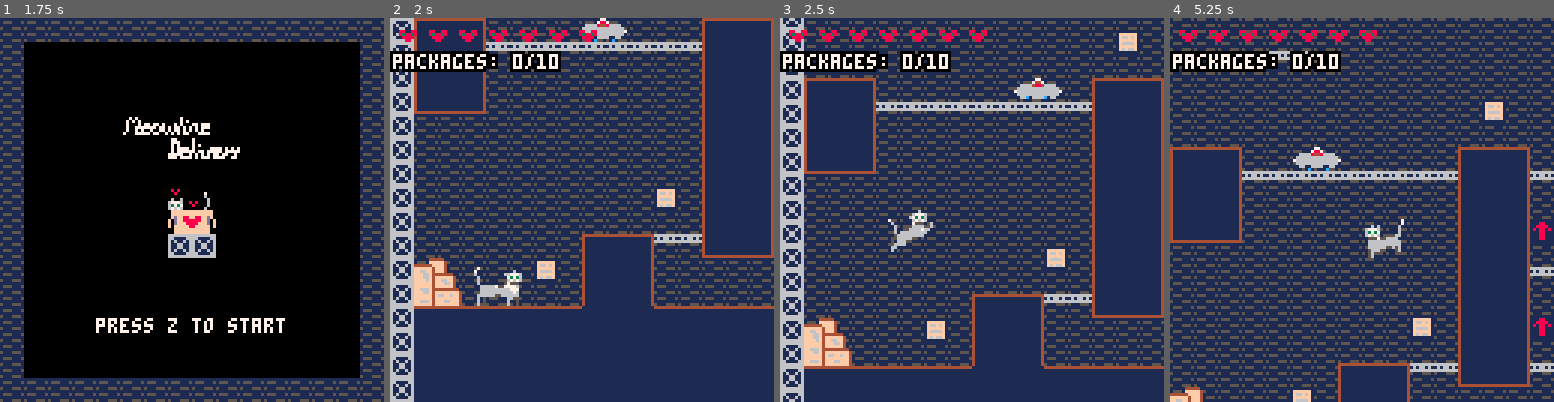
Above: before the commit, frames 1-4 (left to right).
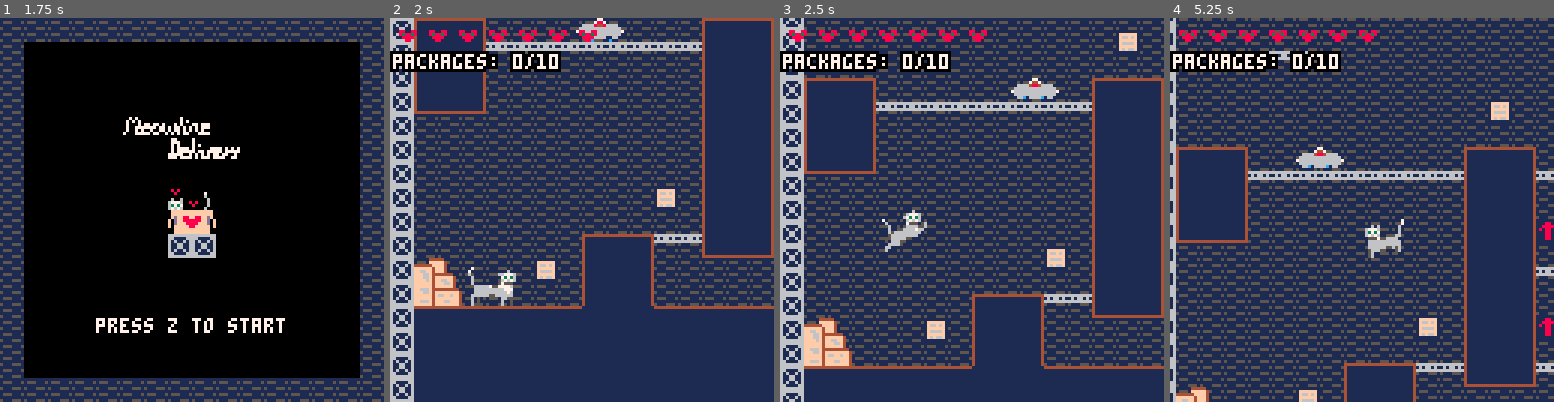
Above: after the commit, the same moments.

Repository: salvadorvanoli/MeowlineDelivery
Game: PICO-8 cartridge meowline.p8
Same seed, same stepped clock (60 frames per second), same inputs: the game is played once before the commit and once after it.
Inputs:
- Up to frame 1 (1.75 s): tap X (X key) at 0.33, 1.07 s; tap O (Z key) at 0.7, 1.7 s; hold Right from 1.6 s (still down)
- Up to frame 2 (2 s): keep holding Right; tap X (X key) at 1.85 s
- Up to frame 3 (2.5 s): release Right at 2.1 s; tap O (Z key) at 2.1 s; hold Up 2.15-2.42 s; hold Right from 2.47 s (still down)
- Up to frame 4 (5.25 s): tap O (Z key) every 0.4 s from 2.5 to 4.9 s; tap X (X key) at 2.97, 4.08, 5.2 s; release Right at 3.03 s; hold Left 3.08-3.58 s; hold Down 3.63-3.97 s; hold Right 4.02-4.68 s; hold Up 4.73-5.03 s; hold Left from 5.08 s (still down)

Frame 1 is identical in both runs. In frame 2, 0.7% of the frame differs, in the area x 20-62%, y 0-75%; in frame 3, 0.7%; in frame 4, 25%, in the area x 0-100%, y 0-100%.

Commit message:
Final fix para los bloques animados

Diff:
--- a/meowline.p8
+++ b/meowline.p8
@@ -761,11 +761,12 @@
 end
 
 function find_animated_blocks()
+    animated_blocks = {} -- Limpiar array existente
 
     -- Escanear todo el mapa buscando bloques de agua (sprite 69)
     for mx = 0, 127 do
         for my = 0, 31 do
-            if mget(mx, my) == 69 then
+            if mget(mx, my) == 69 or mget(mx, my) == 70 then
                 add(animated_blocks, { x = mx, y = my, original_sprite = 69 })
             end
         end
